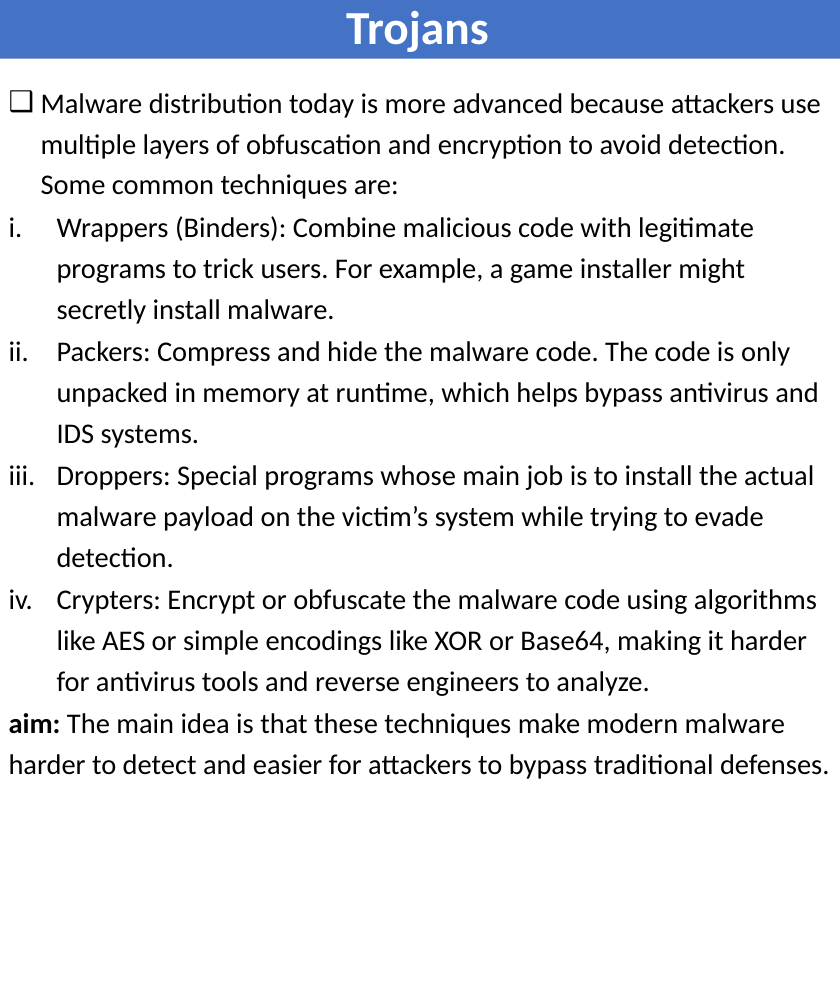
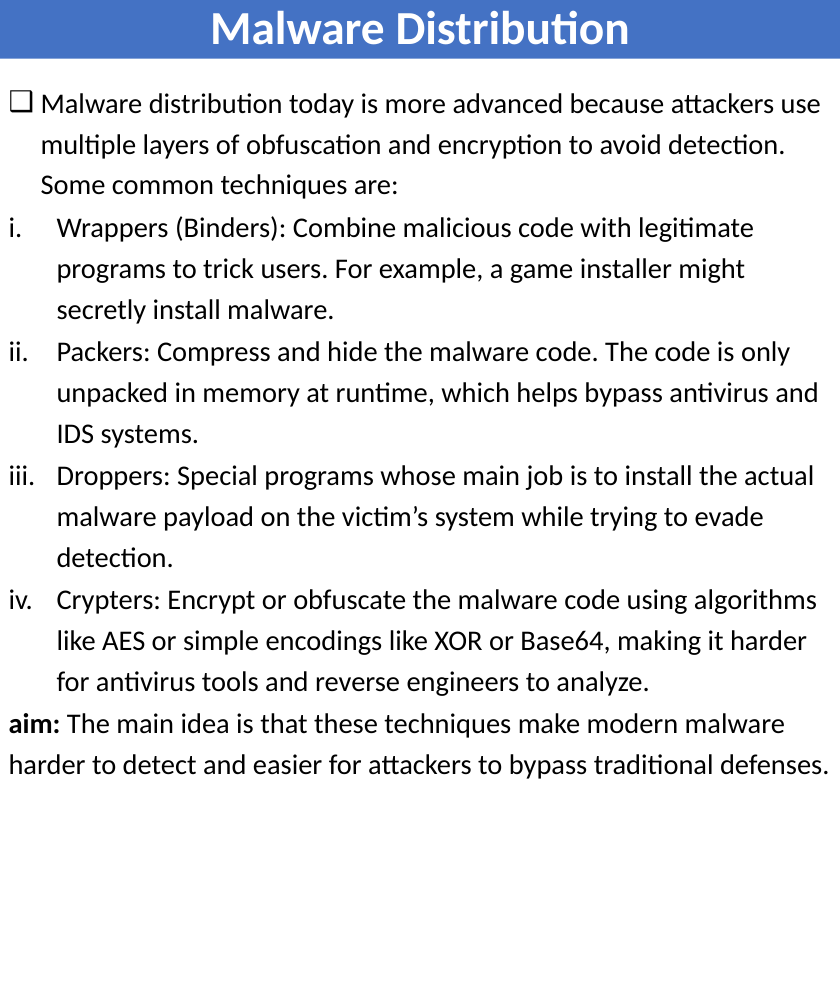
Before and after one commit to shankarpradhan/Networking, a slide deck: slide 12 of Security.pptx. Drawn at 840x1008 pixels with LibreOffice and Linux fonts; fonts in the diff are those of the drawing. Boxes give left, top, right and bottom in pixels: in the first picture for what was removed or moved away, otherwise in the second. Text is boxed around its words. In the diff, an @@ line names an element or a change of style, - is before the commit and + after.

```diff
--- a/Security.pptx
+++ b/Security.pptx
@@ title at bbox=[210, 10, 630, 45]: text changed @@
-Trojans
+Malware Distribution
```
Also in this commit, not shown: 1 other slide changed, 20 other files.
